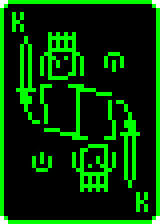
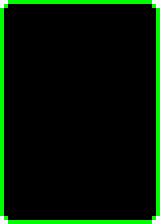
Revision of a layered 160x224 image; what changed, layer by layer:
hid "KC" over [12, 12, 148, 212]
